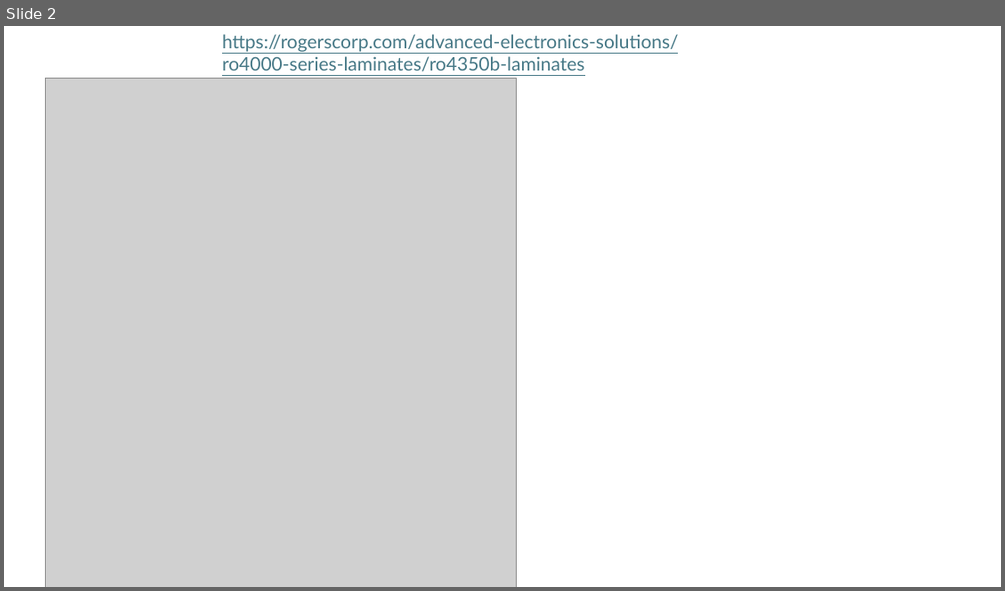
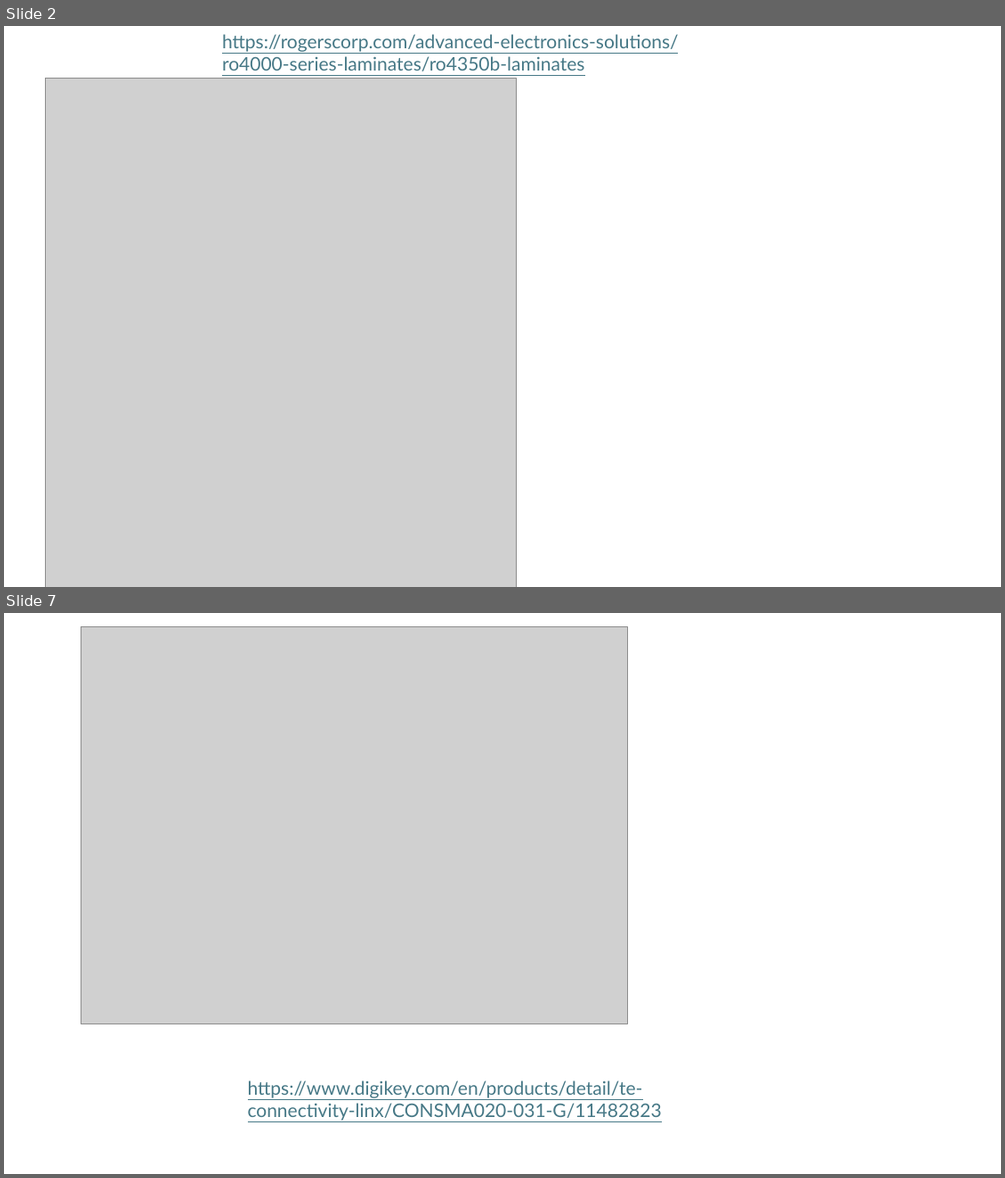
Before and after one commit to lafefspietz/sp3t-ecal, a slide deck: CPWG.pptx. Shown one above the other, each under a label of ours: slide 2 before the commit, slides 2 and 7 after it; the slides between them are not shown. The pictures are 1005x591 and 1005x1178 pixels, drawn with LibreOffice and Linux fonts; fonts in the diff are those of the drawing; grey boxes stand for pictures. Boxes give left, top, right and bottom in pixels: in the first picture for what was removed or moved away, otherwise in the second. Text is boxed around its words. In the diff, an @@ line names an element or a change of style, - is before the commit and + after.

```diff
--- a/CPWG.pptx
+++ b/CPWG.pptx
@@ slide 7 added at <box>4,613,1001,1174</box>, background #FFFFFF @@
@@ picture added at <box>81,627,628,1024</box> @@
@@ text added at <box>248,1080,662,1120</box>, 18 pt, text #467886, underline @@
+https://www.digikey.com/en/products/detail/te-connectivity-linx/CONSMA020-031-G/11482823
```
Also in this commit, not shown: 4 other slides added, 1 slide removed, 39 other files.
